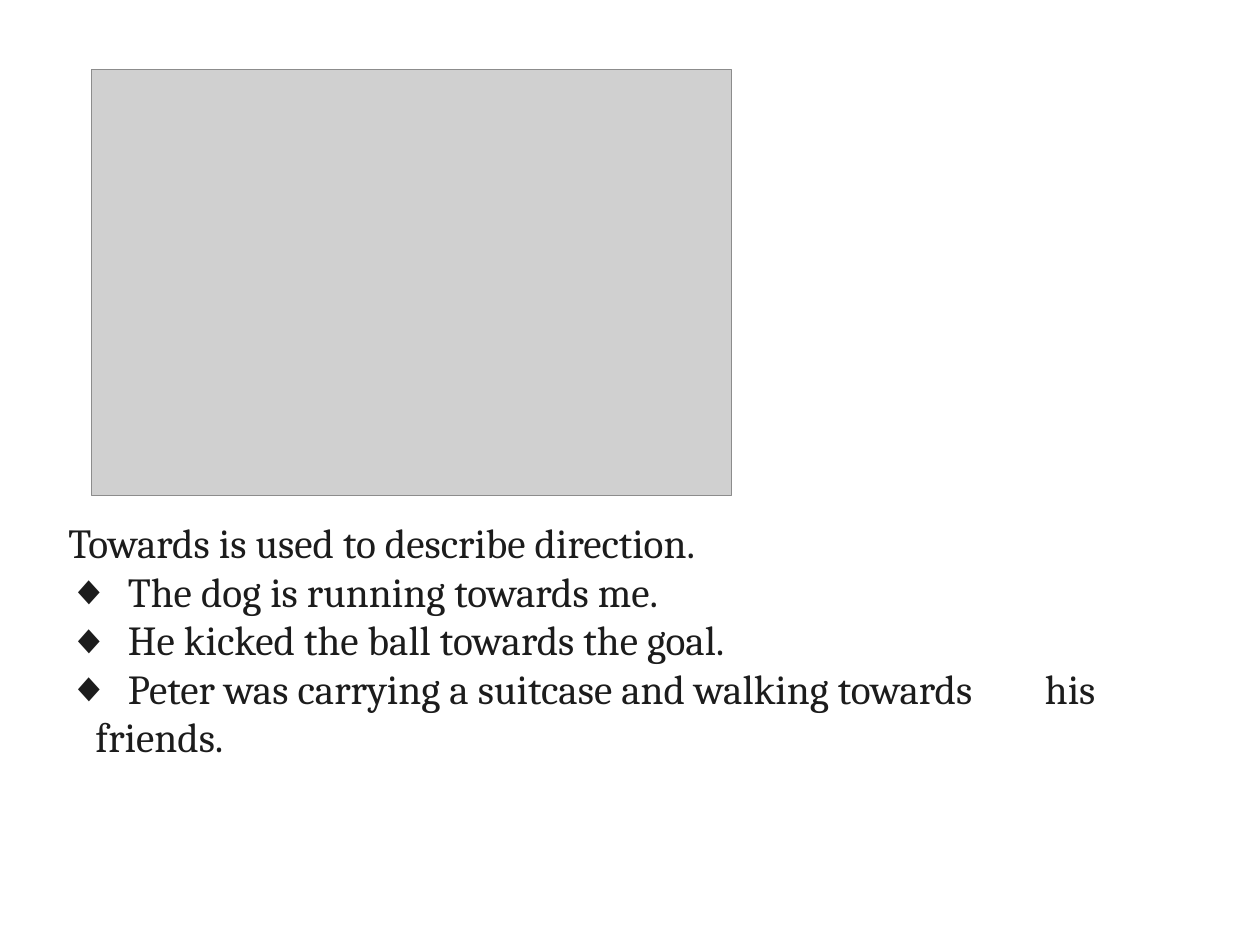
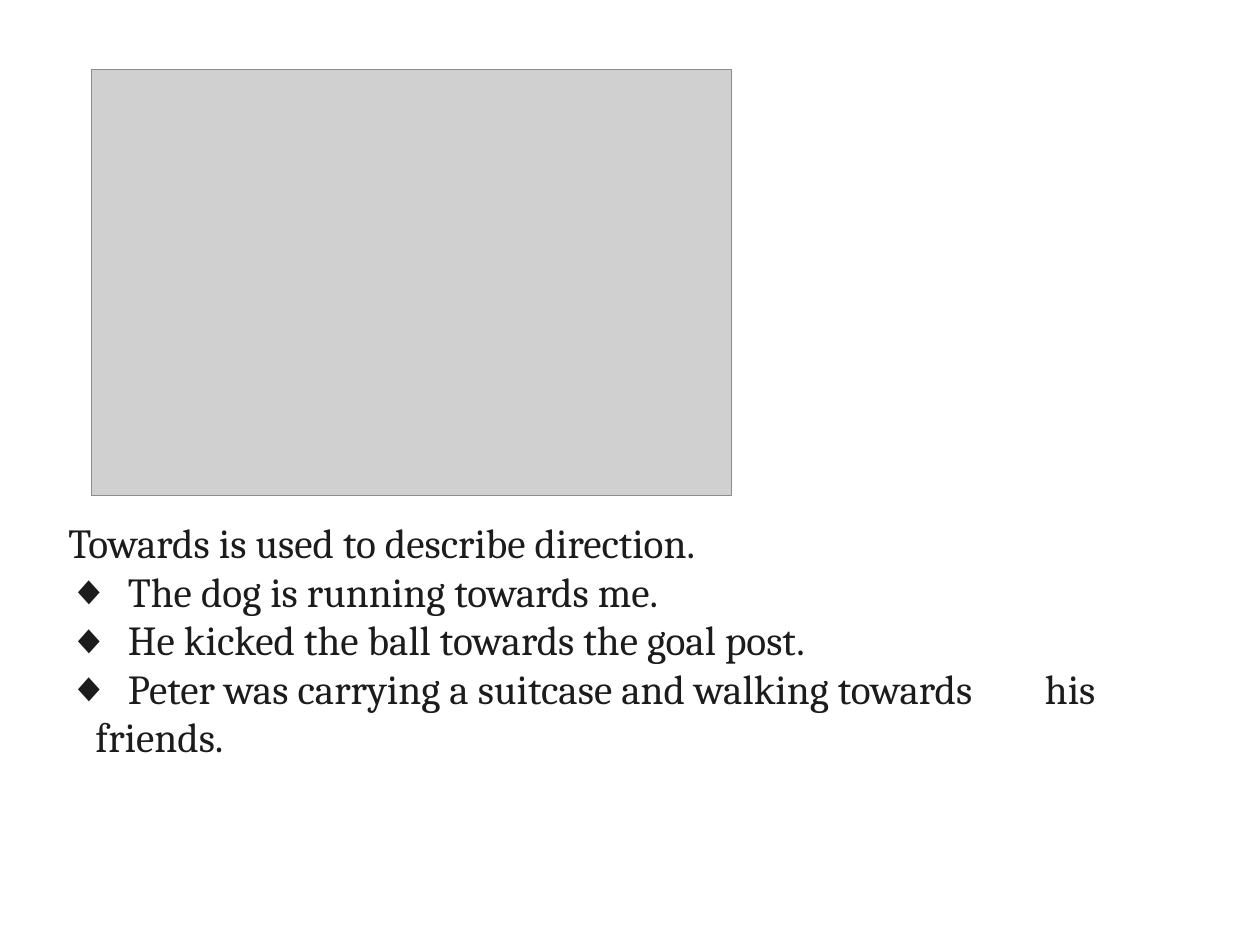
Before and after one commit to ADILp6/IBIT, a slide deck: slide 25 of Sunday_Tuesday_Thursday/Class_6_17_February_2019/Parts_of_Speech.odp. Drawn at 1260x945 pixels with LibreOffice and Linux fonts; fonts in the diff are those of the drawing; grey boxes stand for pictures. Boxes give left, top, right and bottom in pixels: in the first picture for what was removed or moved away, otherwise in the second. Text is boxed around its words. In the diff, an @@ line names an element or a change of style, - is before the commit and + after.

```diff
--- a/Sunday_Tuesday_Thursday/Class_6_17_February_2019/Parts_of_Speech.odp
+++ b/Sunday_Tuesday_Thursday/Class_6_17_February_2019/Parts_of_Speech.odp
@@ text in free at <box>128,626,805,664</box>: text changed @@
-◆ He kicked the ball towards the goal.
+◆ He kicked the ball towards the goal post.
```
Also in this commit, not shown: 14 other files.
